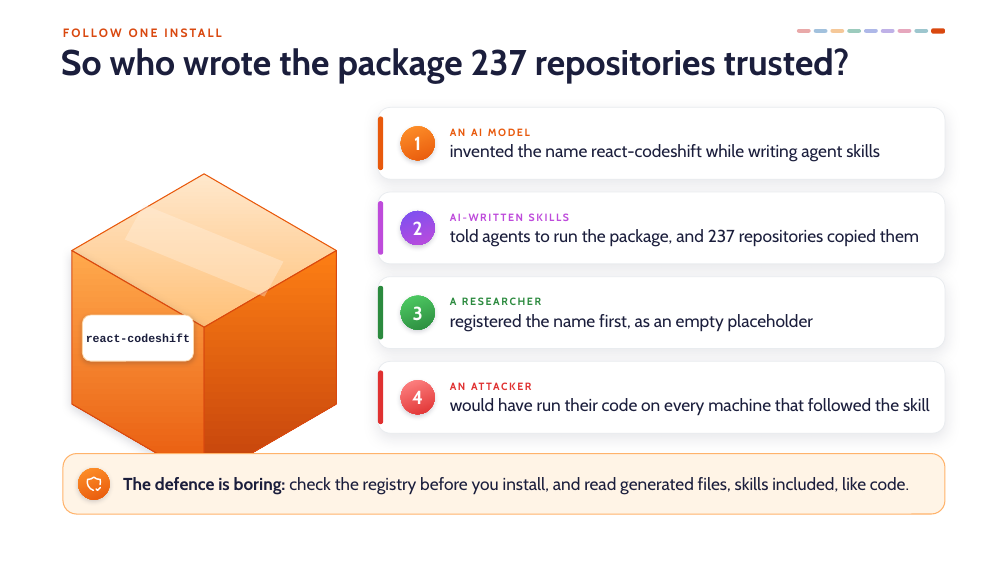
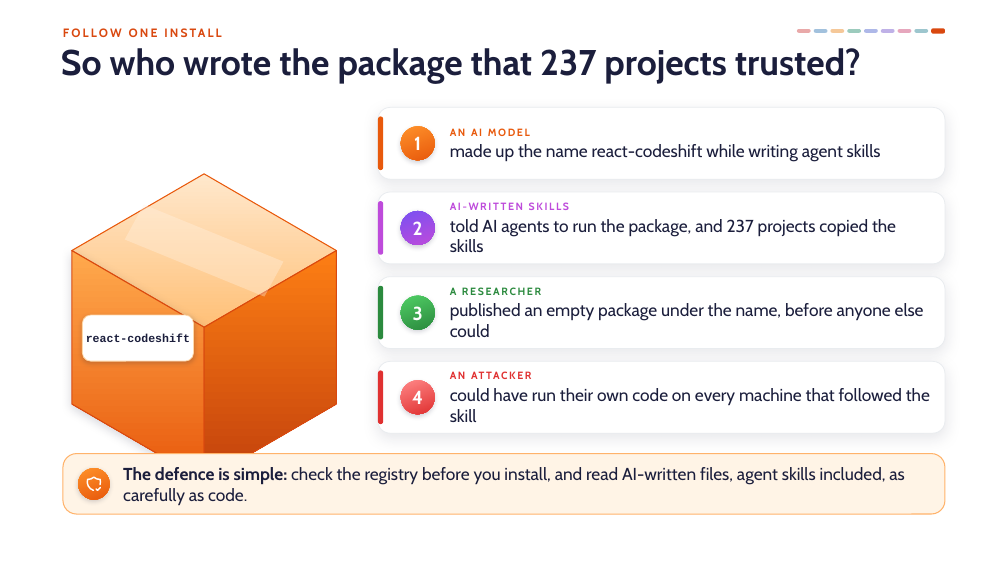
Before and after one commit to danielcregg/ai-assisted-programming, a slide deck: slide 50 of lectures-and-labs/week08/security-lecture.pptx. Drawn at 1008x567 pixels with LibreOffice and Linux fonts; fonts in the diff are those of the drawing; background and template pictures are left out. Boxes give left, top, right and bottom in pixels: in the first picture for what was removed or moved away, otherwise in the second. Text is boxed around its words. In the diff, an @@ line names an element or a change of style, - is before the commit and + after.

```diff
--- a/lectures-and-labs/week08/security-lecture.pptx
+++ b/lectures-and-labs/week08/security-lecture.pptx
@@ title at bbox=[61, 48, 861, 83]: text changed @@
-So who wrote the package 237 repositories trusted?
+So who wrote the package that 237 projects trusted?
@@ text at bbox=[450, 144, 881, 162]: text changed @@
-invented the name react-codeshift while writing agent skills
+made up the name react-codeshift while writing agent skills
@@ text at bbox=[450, 219, 896, 252]: text changed @@
-told agents to run the package, and 237 repositories copied them
+told AI agents to run the package, and 237 projects copied the skills
@@ text at bbox=[450, 303, 924, 337]: text changed @@
-registered the name first, as an empty placeholder
+published an empty package under the name, before anyone else could
@@ text at bbox=[450, 388, 930, 422]: text changed @@
-would have run their code on every machine that followed the skill
+could have run their own code on every machine that followed the skill
@@ text at bbox=[123, 467, 904, 505]: text changed @@
-The defence is boring: check the registry before you install, and read generated files, skills included, like code.
+The defence is simple: check the registry before you install, and read AI-written files, agent skills included, as carefully as code.
```
Also in this commit, not shown: 51 other slides changed, 1 other file.
